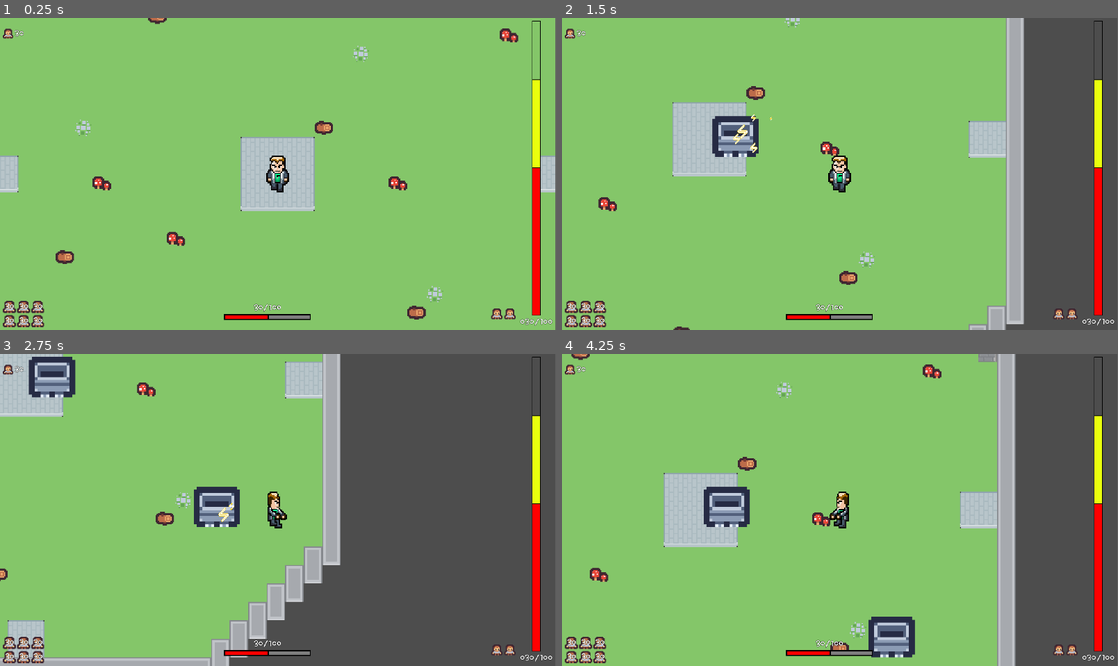
Above: before the commit, frames 1-4 (two rows, left to right).
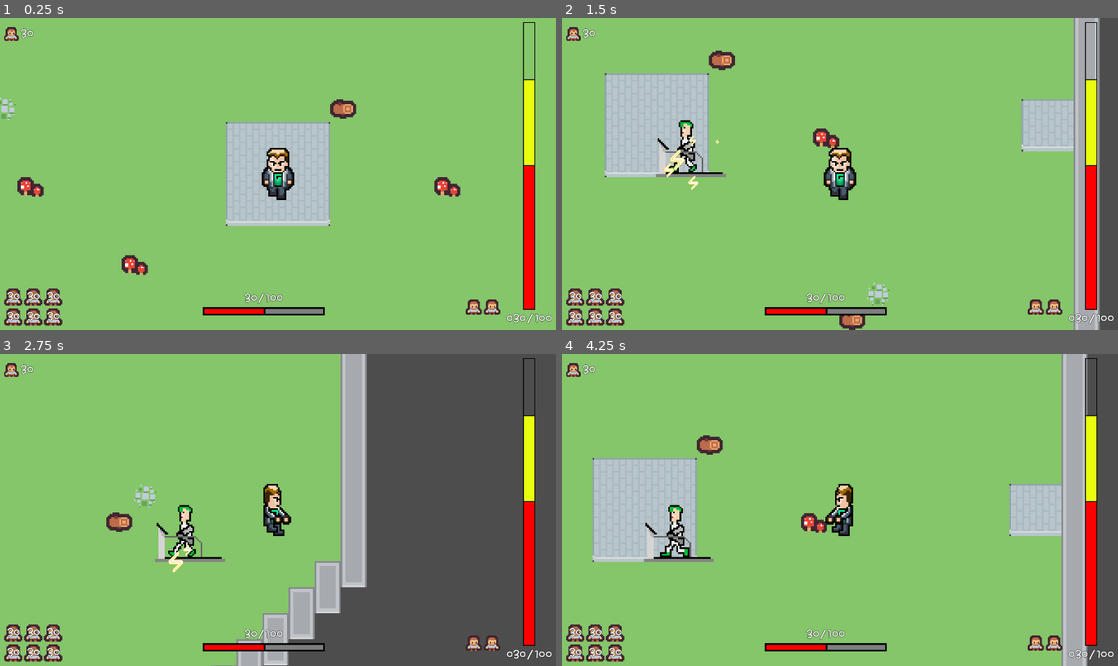
Above: after the commit, the same moments.

Repository: PhWoich/ggj-2024-manicomio
Game: Godot game, scene res://Cenas/Principal/cena_principal.tscn
Same seed, same stepped clock (60 frames per second), same inputs: the game is played once before the commit and once after it.
Inputs (mouse positions are in pixels of both pictures, inside the frame that each line leads up to):
- Up to frame 1 (0.25 s): no input
- Up to frame 2 (1.5 s): tap Enter at 0.5 s; move the mouse to (962, 158) at 0.52 s; hold D (Jogador_direita) 0.53-1.28 s; tap E (jogador_adicionar_gerador) at 0.6 s; tap Mouse wheel down (selecionar_gerador_anterior, bound only a… at 0.8, 1.35 s; move the mouse to (728, 189) at 1.27 s; hold S (Jogador_baixo) from 1.28 s (still down)
- Up to frame 3 (2.75 s): tap Mouse wheel up (selecionar_prox_gerador, bound only after t… at 1.55, 2.1 s; move the mouse to (333, 441) at 2.02 s; release S (Jogador_baixo) at 2.03 s; hold D (Jogador_direita) from 2.03 s (still down); tap E (jogador_adicionar_gerador) at 2.3 s
- Up to frame 4 (4.25 s): move the mouse to (812, 572) at 2.77 s; release D (Jogador_direita) at 2.78 s; hold W (Jogador_cima) 2.78-3.53 s; right-click (812, 572) at 2.85 s; tap Mouse wheel down (selecionar_gerador_anterior, bound only a… at 3.05 s; move the mouse to (1006, 556) at 3.52 s; hold A (Jogador_esquerda) from 3.53 s (still down); click (1006, 556) at 3.6 s; tap Mouse wheel up (selecionar_prox_gerador, bound only after t… at 3.8 s
In our replay, the window is 799x449 before the commit and 800x449 after it. These sizes can differ from the game's own. Grey fills any space a smaller window leaves; there, only what the larger window draws over its background counts as a difference.

The runs differ from the first frame. In frame 1, 11% of the frame differs, in the area x 0-100%, y 0-100%; in frame 2, 29%; in frame 3, 22%; in frame 4, 31%.

Commit message:
Adicionado os diferentes tipos de geradores

Diff:
--- a/Cenas/Principal/cena_principal.gd
+++ b/Cenas/Principal/cena_principal.gd
@@ -5,6 +5,9 @@
 var energia_atual_gerada:float = 0.0
 var energia_atual_consumida:float = 0.0
 var energia_atual_disponivel:float = 0.0
+
+var custo_adicional:int
+var recurso:int = 100
 
 @onready var jogador = preload("res://Player/jogador.tscn")
 #Torta na cara que sai do jogador
@@ -18,6 +21,7 @@
 	instancia_jogador.atirar_torta.connect(gerar_ataque_dist_jogador)
 	add_child(instancia_jogador)
 	$AudioStreamPlayer.play()
+	custo_adicional = 0
 
 
 # Called every frame. 'delta' is the elapsed time since the previous frame.
@@ -26,10 +30,15 @@
 
 func add_gerador(gerador:PackedScene, posicao:Vector2):
 	var instancia_gerador:Gerador_Basico = gerador.instantiate()
-	instancia_gerador.position = posicao
-	energia_atual_gerada = energia_atual_gerada+instancia_gerador.energia_gerada
-	add_child(instancia_gerador)
-	print(energia_atual_gerada)
+	if recurso >= instancia_gerador.custo_base + custo_adicional:
+		instancia_gerador.position = posicao
+		energia_atual_gerada = energia_atual_gerada+instancia_gerador.energia_gerada
+		recurso = recurso-(instancia_gerador.custo_base + custo_adicional)
+		custo_adicional = custo_adicional+1
+		add_child(instancia_gerador)
+		print(recurso)
+	else :
+		print(instancia_gerador.custo_base + custo_adicional)
 
 func gerar_ataque_dist_jogador(posicao, movimento, rotacao):
 	var instancia_torta = torta_na_cara_jogador.instantiate()
--- a/Geradores/Basico/gerador_basico.gd
+++ b/Geradores/Basico/gerador_basico.gd
@@ -2,7 +2,7 @@
 class_name Gerador_Basico
 
 @export var energia_gerada:float = 5.0
-
+@export var custo_base:int = 15
 
 # Called every frame. 'delta' is the elapsed time since the previous frame.
 func _ready():
--- a/Geradores/Basico/gerador_basico.tscn
+++ b/Geradores/Basico/gerador_basico.tscn
@@ -11,7 +11,7 @@
 script = ExtResource("1_lvh0m")
 
 [node name="Sprite" type="Sprite2D" parent="."]
-scale = Vector2(5, 5)
+scale = Vector2(2, 2)
 texture = ExtResource("1_yr7as")
 
 [node name="CollisionShape2D" type="CollisionShape2D" parent="."]
--- /dev/null
+++ b/Geradores/Esteira/gerador_esteira.gd
@@ -0,0 +1,9 @@
+extends Gerador_Basico
+
+
+# Called when the node enters the scene tree for the first time.
+func _ready():
+	custo_base = 10
+	energia_gerada = 15.0
+	$AnimatedSprite2D.play("default")
+	super()
--- /dev/null
+++ b/Geradores/Esteira/gerador_esteira.tscn
@@ -0,0 +1,56 @@
+[gd_scene load_steps=9 format=3 uid="uid://bc4r6t6v6xxmf"]
+
+[ext_resource type="Script" path="res://Geradores/Esteira/gerador_esteira.gd" id="1_35hcc"]
+[ext_resource type="Texture2D" uid="uid://cpq35llo8qkpi" path="res://Geradores/Esteira/Esteira.png" id="2_0nif0"]
+[ext_resource type="PackedScene" uid="uid://bsgntaaiuef38" path="res://Particulas/Eletricidade/particula_eletricidade.tscn" id="3_24knv"]
+
+[sub_resource type="AtlasTexture" id="AtlasTexture_le2wa"]
+atlas = ExtResource("2_0nif0")
+region = Rect2(0, 0, 64, 64)
+
+[sub_resource type="AtlasTexture" id="AtlasTexture_2uldv"]
+atlas = ExtResource("2_0nif0")
+region = Rect2(64, 0, 64, 64)
+
+[sub_resource type="AtlasTexture" id="AtlasTexture_8cq30"]
+atlas = ExtResource("2_0nif0")
+region = Rect2(0, 64, 64, 64)
+
+[sub_resource type="SpriteFrames" id="SpriteFrames_tav5g"]
+animations = [{
+"frames": [{
+"duration": 1.0,
+"texture": SubResource("AtlasTexture_le2wa")
+}, {
+"duration": 1.0,
+"texture": SubResource("AtlasTexture_2uldv")
+}, {
+"duration": 1.0,
+"texture": SubResource("AtlasTexture_8cq30")
+}],
+"loop": true,
+"name": &"default",
+"speed": 5.0
+}]
+
+[sub_resource type="RectangleShape2D" id="RectangleShape2D_3qswj"]
+size = Vector2(144, 145)
+
+[node name="Gerador" type="Area2D"]
+script = ExtResource("1_35hcc")
+energia_gerada = 15.0
+custo_base = 10
+
+[node name="AnimatedSprite2D" type="AnimatedSprite2D" parent="."]
+scale = Vector2(2, 2)
+sprite_frames = SubResource("SpriteFrames_tav5g")
+
+[node name="CollisionShape2D" type="CollisionShape2D" parent="."]
+position = Vector2(-6, 20.5)
+shape = SubResource("RectangleShape2D_3qswj")
+
+[node name="Particula Eletricidade" parent="." instance=ExtResource("3_24knv")]
+position = Vector2(-32, 56)
+
+[connection signal="body_entered" from="." to="." method="_on_body_entered"]
+[connection signal="body_exited" from="." to="." method="_on_body_exited"]
--- /dev/null
+++ b/Geradores/Fornalha/gerador_fornalha.gd
@@ -0,0 +1,8 @@
+extends Gerador_Basico
+
+
+func _ready():
+	custo_base = 25
+	energia_gerada = 30.0
+	$AnimatedSprite2D.play("default")
+	super()
--- /dev/null
+++ b/Geradores/Fornalha/gerador_fornalha.tscn
@@ -0,0 +1,56 @@
+[gd_scene load_steps=9 format=3 uid="uid://c081oxfu2co6r"]
+
+[ext_resource type="Script" path="res://Geradores/Fornalha/gerador_fornalha.gd" id="1_ui8bx"]
+[ext_resource type="Texture2D" uid="uid://cpq35llo8qkpi" path="res://Geradores/Esteira/Esteira.png" id="2_6pblk"]
+[ext_resource type="PackedScene" uid="uid://bsgntaaiuef38" path="res://Particulas/Eletricidade/particula_eletricidade.tscn" id="3_8x6wc"]
+
+[sub_resource type="AtlasTexture" id="AtlasTexture_le2wa"]
+atlas = ExtResource("2_6pblk")
+region = Rect2(0, 0, 64, 64)
+
+[sub_resource type="AtlasTexture" id="AtlasTexture_2uldv"]
+atlas = ExtResource("2_6pblk")
+region = Rect2(64, 0, 64, 64)
+
+[sub_resource type="AtlasTexture" id="AtlasTexture_8cq30"]
+atlas = ExtResource("2_6pblk")
+region = Rect2(0, 64, 64, 64)
+
+[sub_resource type="SpriteFrames" id="SpriteFrames_tav5g"]
+animations = [{
+"frames": [{
+"duration": 1.0,
+"texture": SubResource("AtlasTexture_le2wa")
+}, {
+"duration": 1.0,
+"texture": SubResource("AtlasTexture_2uldv")
+}, {
+"duration": 1.0,
+"texture": SubResource("AtlasTexture_8cq30")
+}],
+"loop": true,
+"name": &"default",
+"speed": 5.0
+}]
+
+[sub_resource type="RectangleShape2D" id="RectangleShape2D_3qswj"]
+size = Vector2(144, 145)
+
+[node name="Fornalha" type="Area2D"]
+script = ExtResource("1_ui8bx")
+energia_gerada = 30.0
+custo_base = 25
+
+[node name="AnimatedSprite2D" type="AnimatedSprite2D" parent="."]
+scale = Vector2(2, 2)
+sprite_frames = SubResource("SpriteFrames_tav5g")
+
+[node name="CollisionShape2D" type="CollisionShape2D" parent="."]
+position = Vector2(-6, 20.5)
+shape = SubResource("RectangleShape2D_3qswj")
+
+[node name="Particula Eletricidade" parent="." instance=ExtResource("3_8x6wc")]
+position = Vector2(-32, 56)
+
+[connection signal="body_entered" from="." to="." method="_on_body_entered"]
+[connection signal="body_exited" from="." to="." method="_on_body_exited"]
--- /dev/null
+++ b/Geradores/Inalador SA/gerador_inalador_sa.gd
@@ -0,0 +1,8 @@
+extends Gerador_Basico
+
+
+func _ready():
+	custo_base = 60
+	energia_gerada = 45.0
+	$AnimatedSprite2D.play("default")
+	super()
--- /dev/null
+++ b/Geradores/Inalador SA/gerador_inalador_sa.tscn
@@ -0,0 +1,56 @@
+[gd_scene load_steps=9 format=3 uid="uid://3oqwoiw8afex"]
+
+[ext_resource type="Script" path="res://Geradores/Inalador SA/gerador_inalador_sa.gd" id="1_ltg6v"]
+[ext_resource type="Texture2D" uid="uid://cpq35llo8qkpi" path="res://Geradores/Esteira/Esteira.png" id="2_dfr55"]
+[ext_resource type="PackedScene" uid="uid://bsgntaaiuef38" path="res://Particulas/Eletricidade/particula_eletricidade.tscn" id="3_wlwc1"]
+
+[sub_resource type="AtlasTexture" id="AtlasTexture_le2wa"]
+atlas = ExtResource("2_dfr55")
+region = Rect2(0, 0, 64, 64)
+
+[sub_resource type="AtlasTexture" id="AtlasTexture_2uldv"]
+atlas = ExtResource("2_dfr55")
+region = Rect2(64, 0, 64, 64)
+
+[sub_resource type="AtlasTexture" id="AtlasTexture_8cq30"]
+atlas = ExtResource("2_dfr55")
+region = Rect2(0, 64, 64, 64)
+
+[sub_resource type="SpriteFrames" id="SpriteFrames_tav5g"]
+animations = [{
+"frames": [{
+"duration": 1.0,
+"texture": SubResource("AtlasTexture_le2wa")
+}, {
+"duration": 1.0,
+"texture": SubResource("AtlasTexture_2uldv")
+}, {
+"duration": 1.0,
+"texture": SubResource("AtlasTexture_8cq30")
+}],
+"loop": true,
+"name": &"default",
+"speed": 5.0
+}]
+
+[sub_resource type="RectangleShape2D" id="RectangleShape2D_3qswj"]
+size = Vector2(144, 145)
+
+[node name="Inalador" type="Area2D"]
+script = ExtResource("1_ltg6v")
+energia_gerada = 45.0
+custo_base = 60
+
+[node name="AnimatedSprite2D" type="AnimatedSprite2D" parent="."]
+scale = Vector2(2, 2)
+sprite_frames = SubResource("SpriteFrames_tav5g")
+
+[node name="CollisionShape2D" type="CollisionShape2D" parent="."]
+position = Vector2(-6, 20.5)
+shape = SubResource("RectangleShape2D_3qswj")
+
+[node name="Particula Eletricidade" parent="." instance=ExtResource("3_wlwc1")]
+position = Vector2(-32, 56)
+
+[connection signal="body_entered" from="." to="." method="_on_body_entered"]
+[connection signal="body_exited" from="." to="." method="_on_body_exited"]
--- a/Particulas/Eletricidade/particula_eletricidade.gd
+++ b/Particulas/Eletricidade/particula_eletricidade.gd
@@ -5,5 +5,5 @@
 
 # Called when the node enters the scene tree for the first time.
 func emitir_particula(quantidade):
-	$CPUParticles2D.amount = quantidade
+	$CPUParticles2D.amount = (quantidade/3)
 	$CPUParticles2D.emitting = true
--- a/Player/jogador.gd
+++ b/Player/jogador.gd
@@ -27,11 +27,17 @@
 
 #3. Controles de Geradores
 var cena_jogo
-var gerador_basico = preload("res://Geradores/Basico/gerador_basico.tscn")
+#var gerador_basico = preload("res://Geradores/Basico/gerador_basico.tscn")
+var gerador_selecionado
+var gerador_selecionado_idx = 0
+var lista_geradores = [preload("res://Geradores/Esteira/gerador_esteira.tscn"),
+	preload("res://Geradores/Fornalha/gerador_fornalha.tscn"),
+	preload("res://Geradores/Inalador SA/gerador_inalador_sa.tscn")]
 var pode_colocar_gerador:bool
 
 func _ready():
 	jogador_pode_atacar()
+	gerador_selecionado = lista_geradores[gerador_selecionado_idx]
 	ultima_direcao_olhada = inicio_ataque_direita
 	girar_animacao_ataque=false
 	pode_colocar_gerador=true
@@ -92,6 +98,12 @@
 		ataque_a_distancia()
 
 	#Add Gerador
+	if Input.is_action_just_released("selecionar_prox_gerador"):
+		selecionar_prox_gerador()
+
+	if Input.is_action_just_released("selecionar_gerador_anterior"):
+		selecionar_gerador_anterior()
+
 	if Input.is_action_just_released("jogador_adicionar_gerador") and pode_colocar_gerador:
 		add_gerador()
 
@@ -112,8 +124,27 @@
 	pode_atacar = true
 
 
+func selecionar_prox_gerador():
+	gerador_selecionado_idx = gerador_selecionado_idx+1
+
+	if gerador_selecionado_idx == lista_geradores.size():
+		gerador_selecionado_idx = 0
+
+	gerador_selecionado = lista_geradores[gerador_selecionado_idx]
+	print(gerador_selecionado_idx)
+
+func selecionar_gerador_anterior():
+	gerador_selecionado_idx = gerador_selecionado_idx-1
+
+	if gerador_selecionado_idx < 0:
+		gerador_selecionado_idx = lista_geradores.size()-1
+
+	gerador_selecionado = lista_geradores[gerador_selecionado_idx]
+	print(gerador_selecionado_idx)
+
+
 func add_gerador():
-	cena_jogo.add_gerador(gerador_basico, position)
+	cena_jogo.add_gerador(gerador_selecionado, position)
 
 
 func nao_liberar_colocar_gerador():
--- a/project.godot
+++ b/project.godot
@@ -17,8 +17,8 @@
 
 [display]
 
-window/size/viewport_width=1920
-window/size/viewport_height=1080
+window/size/viewport_width=1366
+window/size/viewport_height=768
 window/size/resizable=false
 
 [input]
@@ -62,6 +62,16 @@
 "events": [Object(InputEventMouseButton,"resource_local_to_scene":false,"resource_name":"","device":-1,"window_id":0,"a …(253 unchanged characters)…
 ]
 }
+selecionar_prox_gerador={
+"deadzone": 0.5,
+"events": [Object(InputEventMouseButton,"resource_local_to_scene":false,"resource_name":"","device":-1,"window_id":0,"alt_pressed":false,"shift_pressed":false,"ctrl_pressed":false,"meta_pressed":false,"button_mask":0,"position":Vector2(0, 0),"global_position":Vector2(0, 0),"factor":1.0,"button_index":4,"canceled":false,"pressed":false,"double_click":false,"script":null)
+]
+}
+selecionar_gerador_anterior={
+"deadzone": 0.5,
+"events": [Object(InputEventMouseButton,"resource_local_to_scene":false,"resource_name":"","device":-1,"window_id":0,"alt_pressed":false,"shift_pressed":false,"ctrl_pressed":false,"meta_pressed":false,"button_mask":0,"position":Vector2(0, 0),"global_position":Vector2(0, 0),"factor":1.0,"button_index":5,"canceled":false,"pressed":false,"double_click":false,"script":null)
+]
+}
 
 [rendering]
 
Binary file added: Geradores/Esteira/Esteira.png
Not shown, added: Geradores/Esteira/Esteira.png.import
